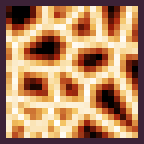
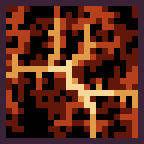
Comparing the layer stacks of the two 144px x 144px images. Changes:
added layer "Diffusion" above "Lattice" over [6,6,138,138]
